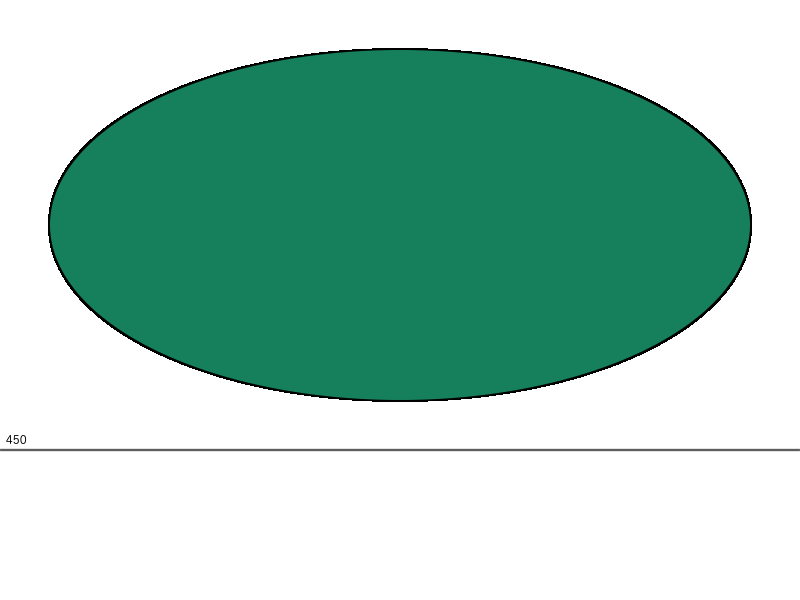
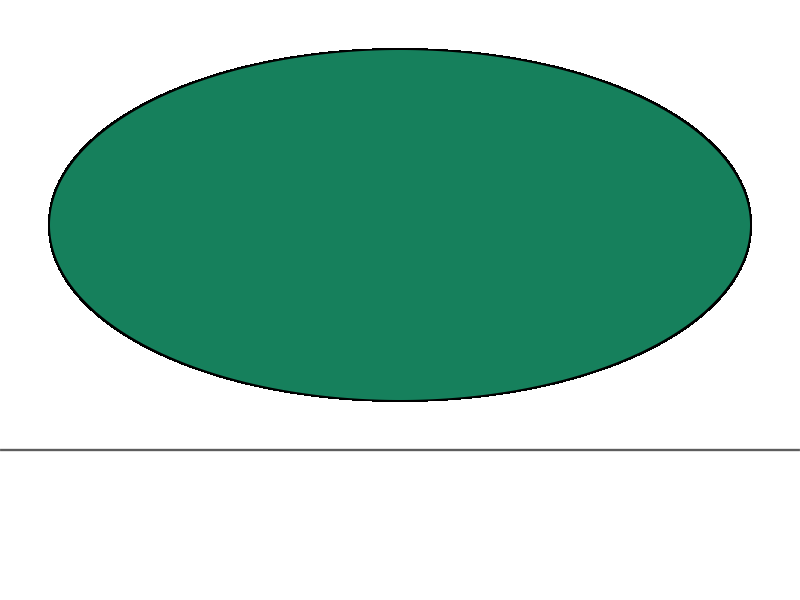
Layers edited between the first and the second 800 × 600 image:
removed layer "Coordinates" over [6, 435, 27, 444]
